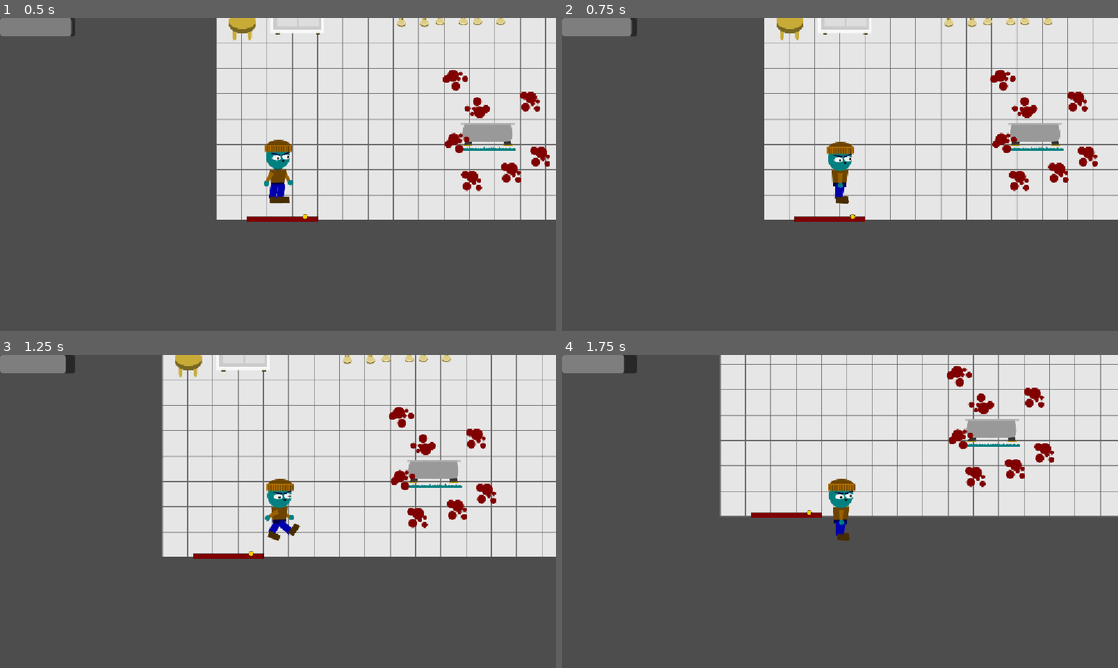
Above: before the commit, frames 1-4 (two rows, left to right).
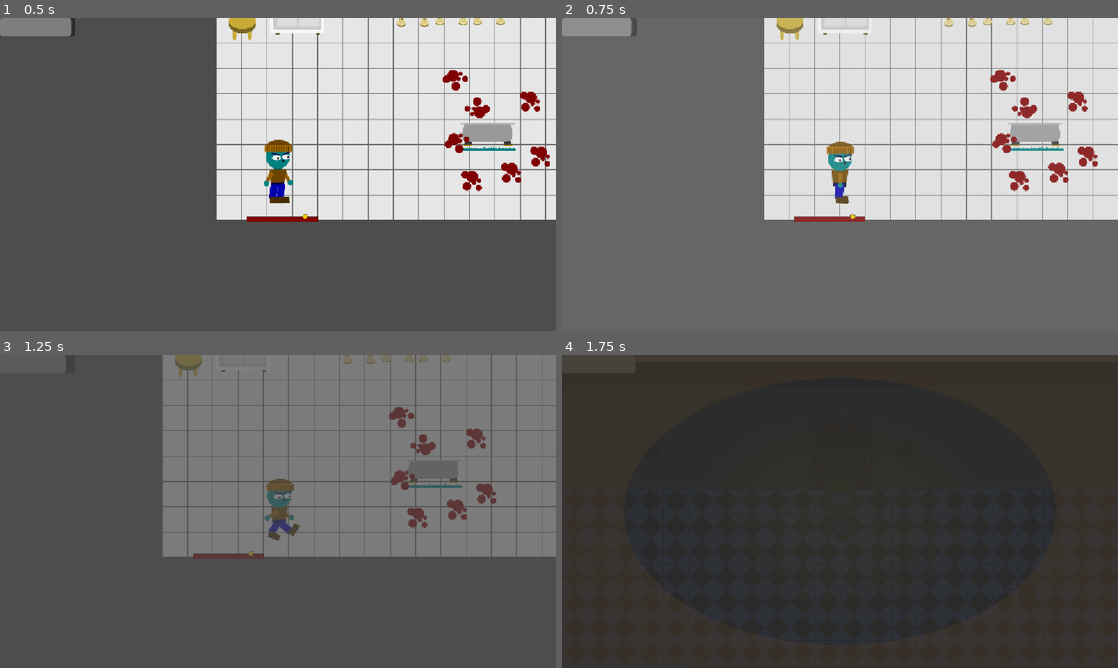
Above: after the commit, the same moments.

Repository: DropletU/autumn
Game: Godot game, scene res://Scenes/Worlds/Mansion/Bathroom.tscn
Two runs of this game, one before a commit and one after it. Both use one fixed random seed, a clock stepped at 60 frames per second and the inputs below. This scene is started directly instead of the project's main scene.
Inputs:
- Up to frame 1 (0.5 s): no input
- Up to frame 2 (0.75 s): tap Enter (ui_accept) at 0.5 s; hold D (right) from 0.53 s (still down); hold E (interact) from 0.53 s (still down)
- Up to frame 3 (1.25 s): keep holding D (right); keep holding E (interact); tap Enter (ui_accept) at 0.77 s
- Up to frame 4 (1.75 s): release D (right) at 1.28 s; release E (interact) at 1.28 s; hold S (down) from 1.28 s (still down); tap Shift (sprint) at 1.35 s; tap Enter (ui_accept) at 1.52 s

Frame 1 is identical in both runs. In frame 2, 60% of the frame differs, in the area x 0-100%, y 0-100%; in frame 3, 45%; in frame 4, 100%.
Error before the commit: Assertion failed: Could not find scene: res://Scenes/Worlds/C:/Users/16048/Documents/dev/autumn/Scenes/Worlds/Mansion/MainChamber.tscn during scene transition!…

Commit message:
Transitioners: Fix issue where the wrong path was being used

Diff:
--- a/Scenes/Worlds/Mansion/Bathroom.tscn
+++ b/Scenes/Worlds/Mansion/Bathroom.tscn
@@ -78,7 +78,7 @@
 
 [node name="Teleporter" parent="." unique_id=718898599 instance=ExtResource("8_0errd")]
 position = Vector2(-218, 229)
-transition_to = "C:/Users/16048/Documents/dev/autumn/Scenes/Worlds/Mansion/MainChamber.tscn"
+transition_to = "/Mansion/MainChamber.tscn"
 transition_pos = Vector2(4158, -1191)
 
 [node name="Player" parent="." unique_id=932062855 instance=ExtResource("8_r33k8")]
--- a/Scenes/Worlds/Mansion/MainChamber.tscn
+++ b/Scenes/Worlds/Mansion/MainChamber.tscn
@@ -48,8 +48,8 @@
 position = Vector2(-1191, 2178)
 
 [node name="Teleporter" parent="." unique_id=718898599 instance=ExtResource("6_r5jlj")]
-position = Vector2(4158, -1191)
-transition_to = "C:/Users/16048/Documents/dev/autumn/Scenes/Worlds/Mansion/Bathroom.tscn"
+position = Vector2(4166, -1182)
+transition_to = "/Mansion/Bathroom.tscn"
 transition_pos = Vector2(-228, 140)
 
 [node name="BookShelf" parent="." unique_id=2144862585 instance=ExtResource("7_imbot")]
@@ -201,3 +201,9 @@
 [node name="DoorFront" type="Sprite2D" parent="." unique_id=470583488]
 position = Vector2(4163, -1301)
 texture = ExtResource("12_tvwa2")
+
+[node name="Teleporter2" parent="." unique_id=389255538 instance=ExtResource("6_r5jlj")]
+position = Vector2(-904, 2094)
+active = false
+transition_to = "/Mansion/Bathroom.tscn"
+uid = 1
